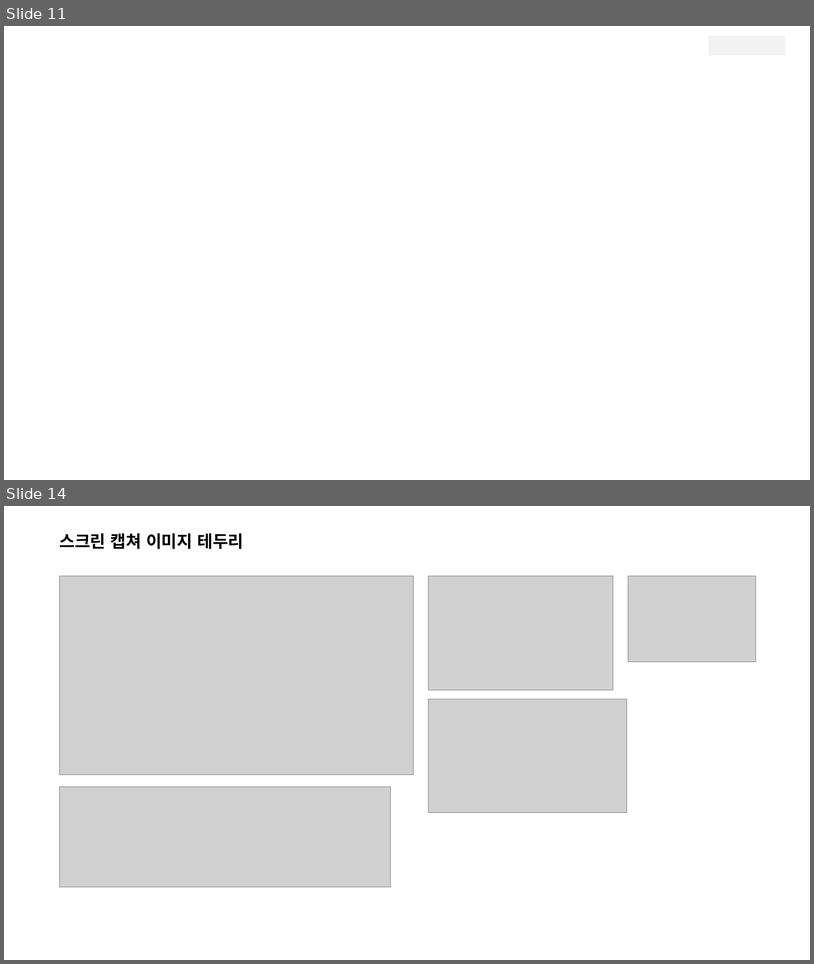
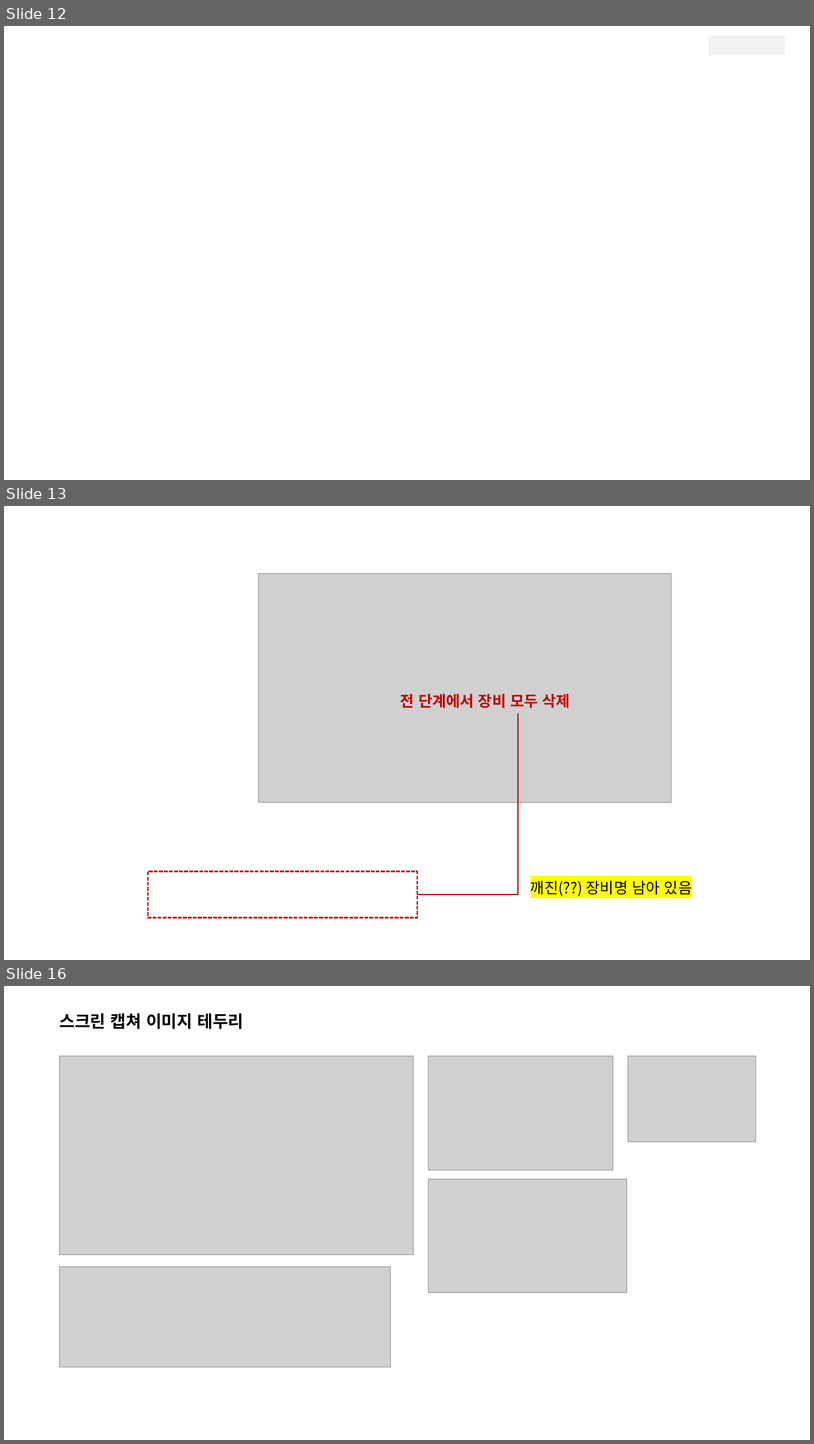
Before and after one commit to bigdata-car/kadap-manual, a slide deck: assets/06-dataspace/image.pptx. Shown one above the other, each under a label of ours: slides 11 and 14 before the commit, slides 12, 13 and 16 after it; the slides between them are not shown. The pictures are 814x964 and 814x1444 pixels, drawn with LibreOffice and Linux fonts; fonts in the diff are those of the drawing; grey boxes stand for pictures; background and template pictures are left out. Boxes give left, top, right and bottom in pixels: in the first picture for what was removed or moved away, otherwise in the second. Text is boxed around its words. In the diff, an @@ line names an element or a change of style, - is before the commit and + after.

```diff
--- a/assets/06-dataspace/image.pptx
+++ b/assets/06-dataspace/image.pptx
@@ slide 13 added at box(4, 506, 810, 960), background picture (left out) @@
@@ picture added at box(258, 573, 672, 802) @@
@@ text added at box(401, 694, 570, 708), 18 pt, text #C00000, bold @@
+전 단계에서 장비 모두 삭제
@@ elbow line added from (518, 713) to (417, 894), #C00000 1.5 pt @@
@@ rectangle added at box(148, 871, 417, 918), outline #C00000 1.5 pt dashed @@
@@ text added at box(531, 880, 692, 896), 18 pt, text #000000 @@
+깨진(??) 장비명 남아 있음
@@ what was slide 11 is now slide 12 @@
@@ what was slide 14 is now slide 16 @@
```
Also in this commit, not shown: 2 slides changed, 2 other slides added, 1 slide removed.
